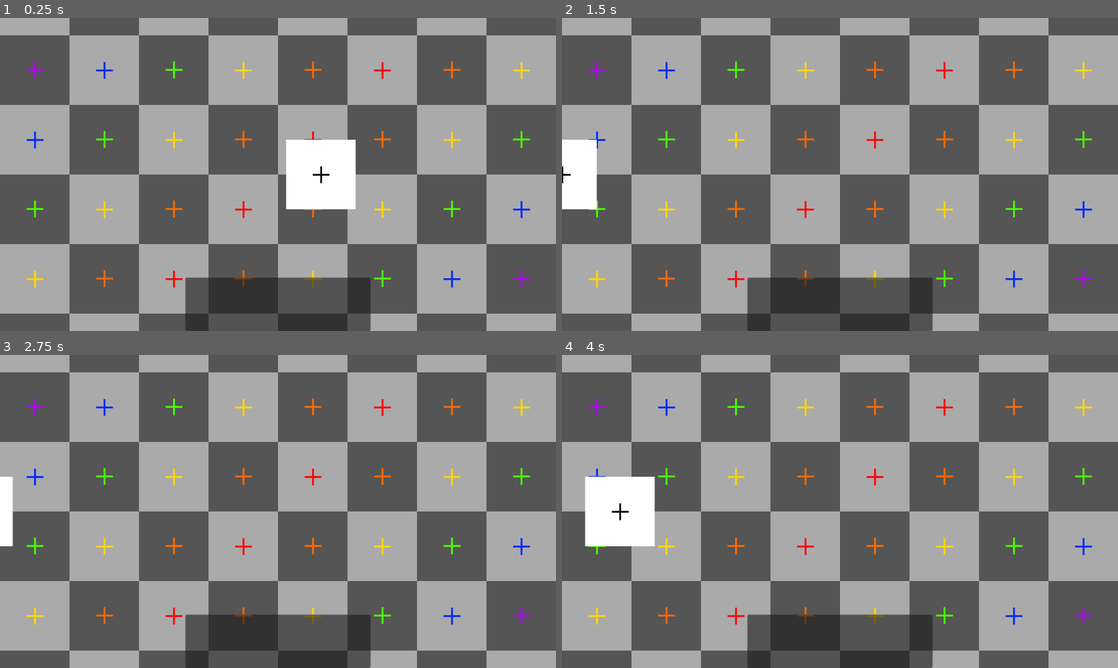
Above: before the commit, frames 1-4 (two rows, left to right).
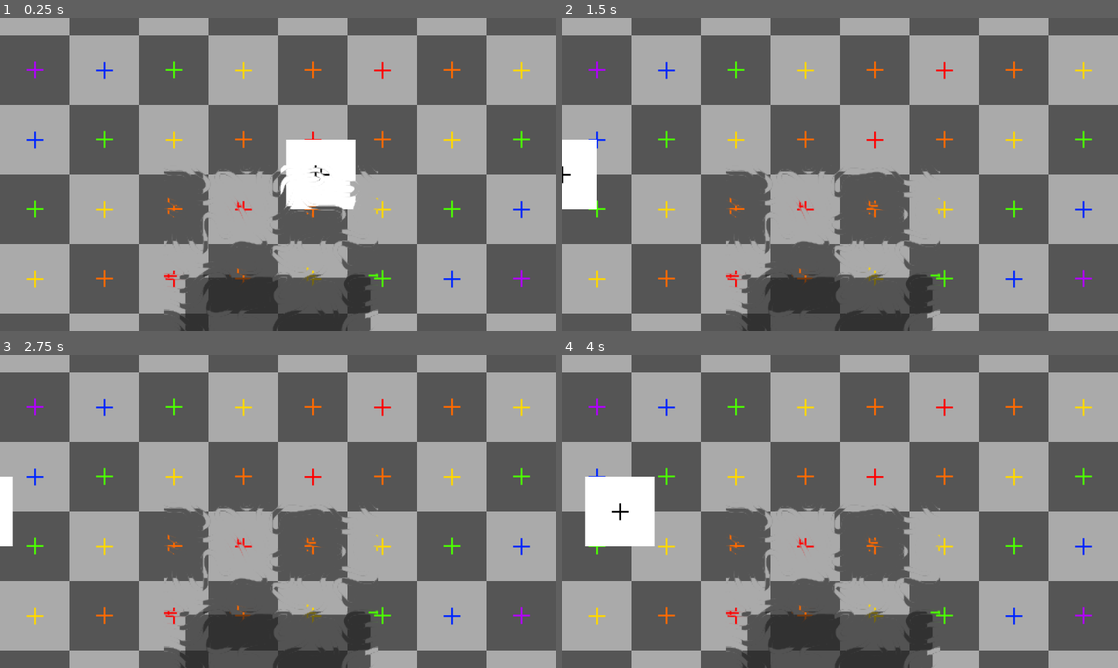
Above: after the commit, the same moments.

Repository: NobleMetalLabs/the-genesis-gambit
Game: Godot game, scene res://scn/tests/test.tscn
Same seed, same stepped clock (60 frames per second), same inputs: the game is played once before the commit and once after it.
Inputs (mouse positions are in pixels of both pictures, inside the frame that each line leads up to):
- Up to frame 1 (0.25 s): no input
- Up to frame 2 (1.5 s): tap Enter at 0.5 s; move the mouse to (962, 158) at 0.52 s; tap Space (hand_burn) at 0.6 s; click (962, 158) at 0.67 s; drag from (728, 190) to (812, 237) at 1.27 s
- Up to frame 3 (2.75 s): tap Space (hand_burn) at 2 s; move the mouse to (333, 442) at 2.02 s; tap Alt at 2.1 s; click (333, 442) at 2.17 s
- Up to frame 4 (4 s): drag from (812, 574) to (673, 464) at 2.77 s; move the mouse to (1006, 558) at 3.52 s; tap Space (hand_burn) at 3.6 s; click (1006, 558) at 3.67 s

The runs differ from the first frame. In frame 1, 1.6% of the frame differs, in the area x 29-68%, y 46-100%; in frame 2, 1.4%; in frame 3, 1.4%; in frame 4, 1.4%.

Commit message:
e

Diff:
--- /dev/null
+++ b/genesis_universe_shader.tres
@@ -0,0 +1,76 @@
+[gd_resource type="VisualShader" load_steps=7 format=3 uid="uid://d1sv7gt7fll0d"]
+
+[ext_resource type="Texture2D" uid="uid://syepk0alh8gv" path="res://ast/ui/image/testmask.webp" id="1_yq0kh"]
+
+[sub_resource type="VisualShaderNodeInput" id="VisualShaderNodeInput_602d7"]
+input_name = "screen_uv"
+
+[sub_resource type="VisualShaderNodeTexture" id="VisualShaderNodeTexture_mjr1b"]
+source = 1
+
+[sub_resource type="VisualShaderNodeTexture" id="VisualShaderNodeTexture_rb5cq"]
+texture = ExtResource("1_yq0kh")
+
+[sub_resource type="VisualShaderNodeMultiplyAdd" id="VisualShaderNodeMultiplyAdd_kvayt"]
+default_input_values = [0, Vector2(0, 0), 1, Vector2(0.01, 0.01), 2, Vector2(0, 0)]
+op_type = 1
+
+[sub_resource type="VisualShaderNodeMultiplyAdd" id="VisualShaderNodeMultiplyAdd_w70yk"]
+default_input_values = [0, Vector3(0, 0, 0), 1, Vector3(-1, -1, -1), 2, Vector3(1, 1, 1)]
+op_type = 2
+
+[resource]
+code = "shader_type canvas_item;
+render_mode blend_mix;
+
+uniform sampler2D tex_frg_6;
+uniform sampler2D screen_tex_frg_4 : hint_screen_texture;
+
+
+
+void fragment() {
+// Texture2D:6
+	vec4 n_out6p0 = texture(tex_frg_6, UV);
+
+
+// MultiplyAdd:9
+	vec3 n_in9p1 = vec3(-1.00000, -1.00000, -1.00000);
+	vec3 n_in9p2 = vec3(1.00000, 1.00000, 1.00000);
+	vec3 n_out9p0 = (vec3(n_out6p0.xyz) * n_in9p1) + n_in9p2;
+
+
+// Input:3
+	vec2 n_out3p0 = SCREEN_UV;
+
+
+// MultiplyAdd:8
+	vec2 n_in8p1 = vec2(0.01000, 0.01000);
+	vec2 n_out8p0 = (vec2(n_out9p0.xy) * n_in8p1) + n_out3p0;
+
+
+	vec4 n_out4p0;
+// Texture2D:4
+	n_out4p0 = texture(screen_tex_frg_4, n_out8p0);
+
+
+// Output:0
+	COLOR.rgb = vec3(n_out4p0.xyz);
+
+
+}
+"
+graph_offset = Vector2(-538.48, 81.7978)
+mode = 1
+flags/light_only = false
+nodes/fragment/0/position = Vector2(620, 280)
+nodes/fragment/3/node = SubResource("VisualShaderNodeInput_602d7")
+nodes/fragment/3/position = Vector2(-500, 420)
+nodes/fragment/4/node = SubResource("VisualShaderNodeTexture_mjr1b")
+nodes/fragment/4/position = Vector2(380, 360)
+nodes/fragment/6/node = SubResource("VisualShaderNodeTexture_rb5cq")
+nodes/fragment/6/position = Vector2(-380, 140)
+nodes/fragment/8/node = SubResource("VisualShaderNodeMultiplyAdd_kvayt")
+nodes/fragment/8/position = Vector2(140, 340)
+nodes/fragment/9/node = SubResource("VisualShaderNodeMultiplyAdd_w70yk")
+nodes/fragment/9/position = Vector2(-120, 240)
+nodes/fragment/connections = PackedInt32Array(4, 0, 0, 0, 3, 0, 8, 2, 8, 0, 4, 0, 6, 0, 9, 0, 9, 0, 8, 0)
--- a/scn/ui/ClientUI.tscn
+++ b/scn/ui/ClientUI.tscn
@@ -1,10 +1,16 @@
-[gd_scene load_steps=6 format=3 uid="uid://b4fmewjxtuggy"]
+[gd_scene load_steps=9 format=3 uid="uid://b4fmewjxtuggy"]
 
 [ext_resource type="Script" path="res://src/ui/ClientUI.gd" id="1_68p1r"]
 [ext_resource type="PackedScene" uid="uid://db8am01hwwg1q" path="res://scn/ui/UIFullCard.tscn" id="2_5wpux"]
 [ext_resource type="Script" path="res://src/ui/CardInfoPanel.gd" id="3_73koh"]
 [ext_resource type="Texture2D" uid="uid://djjhjh04iwame" path="res://ast/game/cards/fgs/target-placeholder.png" id="5_kgfmm"]
+[ext_resource type="Shader" uid="uid://d1sv7gt7fll0d" path="res://genesis_universe_shader.tres" id="6_214rx"]
 [ext_resource type="PackedScene" uid="uid://dp0ichqwouy35" path="res://scn/ui/HandUI.tscn" id="7_ce31p"]
+
+[sub_resource type="ShaderMaterial" id="ShaderMaterial_mh706"]
+shader = ExtResource("6_214rx")
+
+[sub_resource type="CanvasTexture" id="CanvasTexture_os51v"]
 
 [node name="CLIENT-UI" type="Control"]
 layout_mode = 3
@@ -65,3 +71,17 @@
 [node name="HAND-UI" parent="HAND-PANEL" instance=ExtResource("7_ce31p")]
 unique_name_in_owner = true
 layout_mode = 1
+
+[node name="TextureRect" type="TextureRect" parent="."]
+material = SubResource("ShaderMaterial_mh706")
+layout_mode = 1
+anchors_preset = 15
+anchor_right = 1.0
+anchor_bottom = 1.0
+offset_left = 283.0
+offset_top = 254.0
+offset_right = -307.0
+offset_bottom = 87.0
+grow_horizontal = 2
+grow_vertical = 2
+texture = SubResource("CanvasTexture_os51v")
Not shown, added: ast/sound/genesis.wav.import
Binary file added: ast/ui/image/testmask.webp
Not shown, added: ast/ui/image/testmask.webp.import
Not shown, added: ast/sound/genesis.wav
